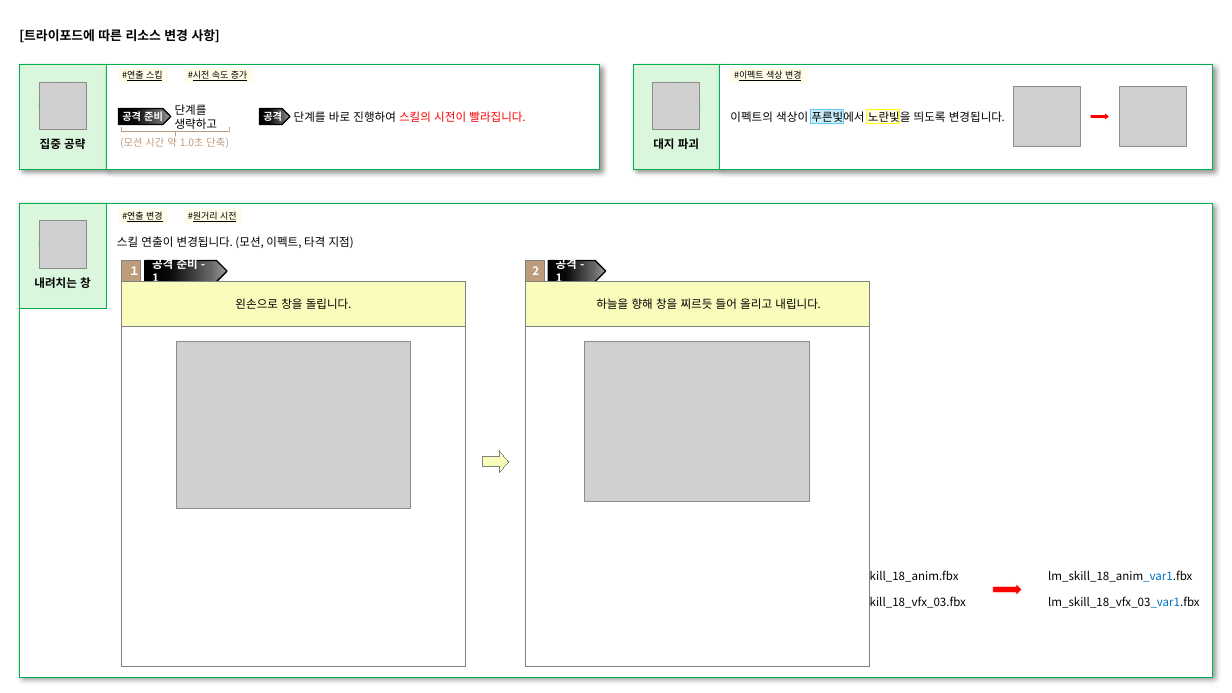
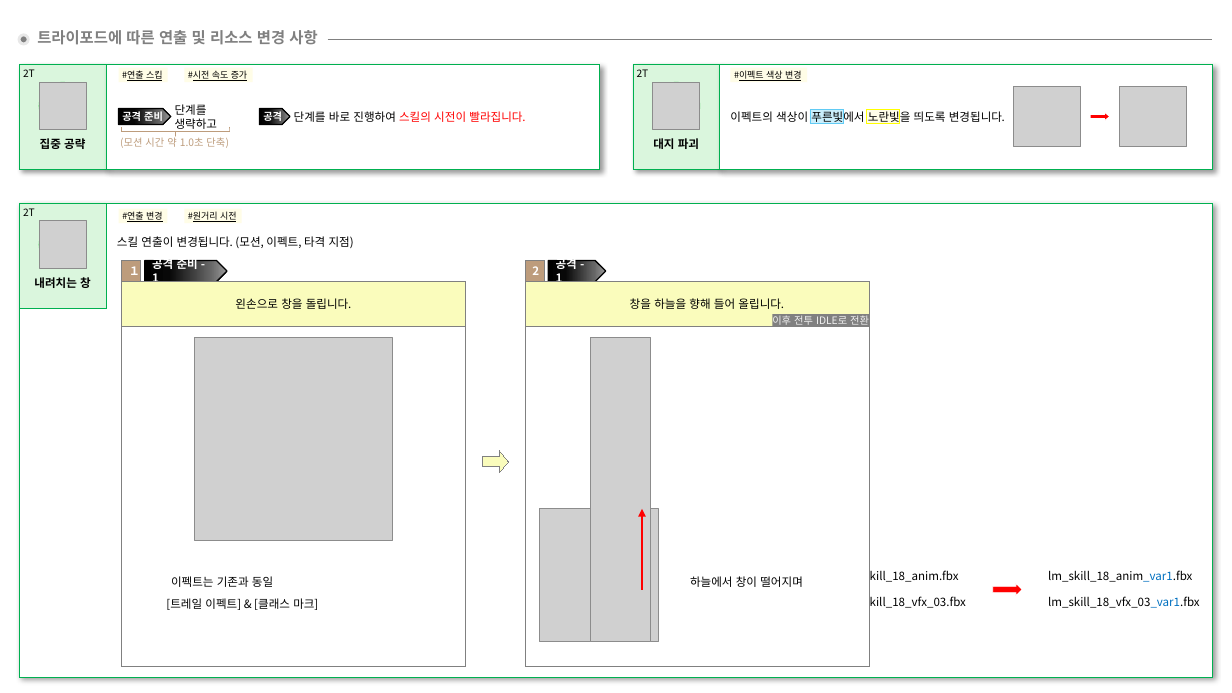
Before and after one commit to hjs0913/GameDesign, a slide deck: slide 6 of 로스트아크/창술사 역기획/스킬/[난무 스킬] 청룡진.pptx (slide 4 before the commit). Drawn at 1232x693 pixels with LibreOffice and Linux fonts; fonts in the diff are those of the drawing; grey boxes stand for pictures. Boxes give left, top, right and bottom in pixels: in the first picture for what was removed or moved away, otherwise in the second. Text is boxed around its words. In the diff, an @@ line names an element or a change of style, - is before the commit and + after.

```diff
--- a/로스트아크/창술사 역기획/스킬/[난무 스킬] 청룡진.pptx
+++ b/로스트아크/창술사 역기획/스킬/[난무 스킬] 청룡진.pptx
@@ ellipse added at (19, 35, 29, 44), fill #808080, outline #E8E8E8 2.25 pt @@
@@ text at (37, 30, 317, 45): text changed; size 10 to 12 pt; text colour #000000 to #808080 @@
-[트라이포드에 따른 리소스 변경 사항]
+트라이포드에 따른 연출 및 리소스 변경 사항
@@ line added from (328, 40) to (1213, 40), #808080 1 pt @@
@@ text added at (23, 69, 35, 77), 8 pt, text #000000 @@
+2T
@@ text added at (637, 69, 649, 77), 8 pt, text #000000 @@
+2T
@@ text added at (23, 208, 35, 216), 8 pt, text #000000 @@
+2T
@@ text at (630, 298, 784, 309): text changed @@
-하늘을 향해 창을 찌르듯 들어 올리고 내립니다.
+창을 하늘을 향해 들어 올립니다.
@@ rectangle added at (773, 314, 870, 326), fill #808080, 8 pt, text #F2F2F2 @@
+이후 전투 IDLE로 전환
@@ picture: place and size @@
-picture at (177, 341, 410, 508)
+picture at (195, 337, 393, 541)
@@ picture removed at (585, 341, 811, 502) @@
@@ picture added at (590, 338, 651, 642) @@
@@ picture added at (540, 509, 659, 642) @@
@@ arrow added from (642, 590) to (642, 509), #FF0000 1.5 pt @@
@@ text added at (166, 598, 318, 610), 9 pt, text #000000 @@
+[트레일 이펙트] & [클래스 마크]
@@ text added at (171, 576, 273, 587), 9 pt, text #000000 @@
+이펙트는 기존과 동일
@@ text added at (690, 576, 803, 587), 9 pt, text #000000 @@
+하늘에서 창이 떨어지며
```
Also in this commit, not shown: 3 other slides changed, 2 slides removed.
